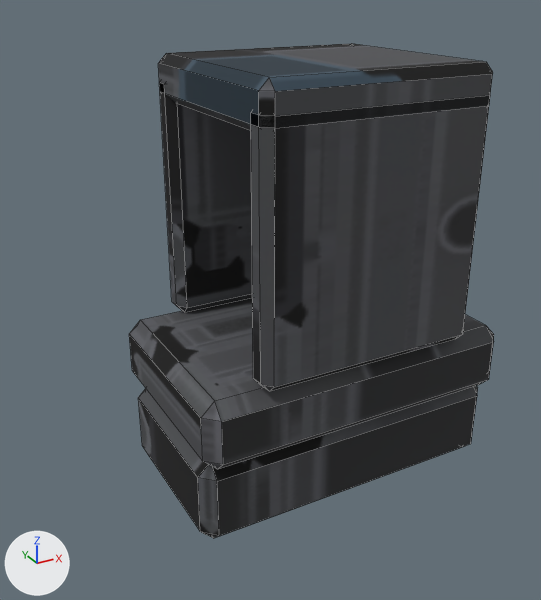
Two versions of the FBX model art/AT_HoloSight/AT_HoloSight.fbx, one commit apart.
Rendered twice from a camera (50 mm lens) standing at (-0.0399, -0.068, 0.0561) and looking at (-0.0018, 0.0014, 0.0214). The axes (+X, +Y, +Z) are drawn at lower left. The lights are the same throughout. The picture after the commit comes second. Mesh edges are drawn as thin lines.

Names of what the first picture shows: 'AT_HoloSight'.
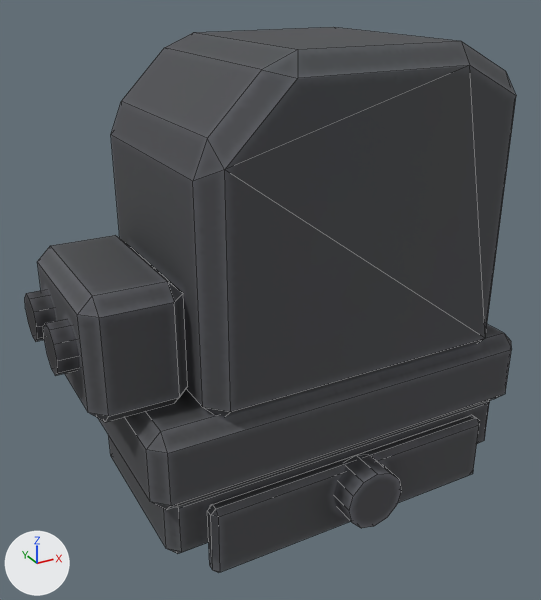
What differs and where, as boxes (x1, y1, x2, y2) in the pictures (541 x 600 px):
'AT_HoloSight', reshaped (34% wider, 10% taller): before (129, 43, 494, 538); after (25, 27, 516, 573)
part 1 of me_montura, added: after (334, 454, 401, 528)
part 2 of me_montura, added: after (43, 319, 79, 376)
part 3 of me_montura, added: after (25, 290, 56, 342)
part 4 of me_montura, rebuilt (12% wider): before (138, 386, 478, 538); after (109, 400, 490, 554)
part 5 of me_montura, rebuilt: before (129, 297, 494, 469); after (98, 324, 512, 509)
part 6 of me_montura, added: after (111, 27, 516, 417)
part 7 of me_montura, added: after (207, 415, 480, 573)
part 8 of me_montura, added: after (37, 235, 188, 422)
part 9 of me_montura, deleted: before (158, 43, 493, 131)
part 10 of me_montura, deleted: before (251, 95, 490, 391)
part 11 of me_montura, deleted: before (159, 83, 253, 312)

Edits to the bpy script that builds the scene:
```text
Change me_montura:
    used by ob_at_holosight; location = (0.0, 0.0, 0.0)
    remove me_montura.from_pydata(...)  # 152 vertices, 162 faces; spans x -0.016..0.022, y -0.0125..0.017, z 0.0..0.048
    add me_montura.from_pydata(...)  # 238 vertices, 211 faces; spans x -0.028..0.024, y -0.0155..0.021, z -0.002..0.05
    me_montura part 1: a new loose piece, a 12-sided cylinder along y spanning x -0.0015..0.0055, y -0.0155..-0.0115, z -0.0003..0.0067, in mat_at_holosight (picture img_at_holosight_png)
    me_montura part 2: a new loose piece, a 10-sided cylinder along x spanning x -0.028..-0.025, y -0.0065..-0.0015, z 0.0216..0.0264, in mat_at_holosight (picture img_at_holosight_png)
    me_montura part 3: a new loose piece, a 10-sided cylinder along x spanning x -0.028..-0.025, y 0.0015..0.0065, z 0.0216..0.0264, in mat_at_holosight (picture img_at_holosight_png)
    me_montura part 4: the loose piece of 24 vertices spanning x -0.016..0.022, y -0.0105..0.0105, z 0.0..0.01 is rebuilt with 24 vertices and now spans x -0.02..0.024, y -0.0105..0.0105, z 0.0..0.008
    me_montura part 5: the loose piece of 24 vertices spanning x -0.016..0.022, y -0.012..0.012, z 0.01..0.018 is rebuilt with 24 vertices and now spans x -0.022..0.024, y -0.013..0.013, z 0.008..0.017
    me_montura part 6: a new loose piece of 34 vertices spanning x -0.016..0.02, y -0.013..0.013, z 0.016..0.05, in mat_at_holosight (picture img_at_holosight_png)
    me_montura part 7: a new loose piece of 24 vertices spanning x -0.016..0.02, y -0.0125..-0.0105, z -0.002..0.0064, in mat_at_holosight (picture img_at_holosight_png)
    me_montura part 8: a new loose piece of 24 vertices spanning x -0.026..-0.016, y -0.009..0.009, z 0.017..0.03, in mat_at_holosight (picture img_at_holosight_png)
    me_montura part 9: the loose piece of 24 vertices spanning x -0.01..0.016, y -0.0125..0.0125, z 0.043..0.048 is deleted
    me_montura part 10: the loose piece of 24 vertices spanning x -0.01..0.016, y -0.0125..-0.009, z 0.018..0.046 is deleted
    me_montura part 11: the loose piece of 24 vertices spanning x -0.01..0.016, y 0.009..0.0125, z 0.018..0.046 is deleted
    other edits to the shape of me_montura do not show in these pictures
```
